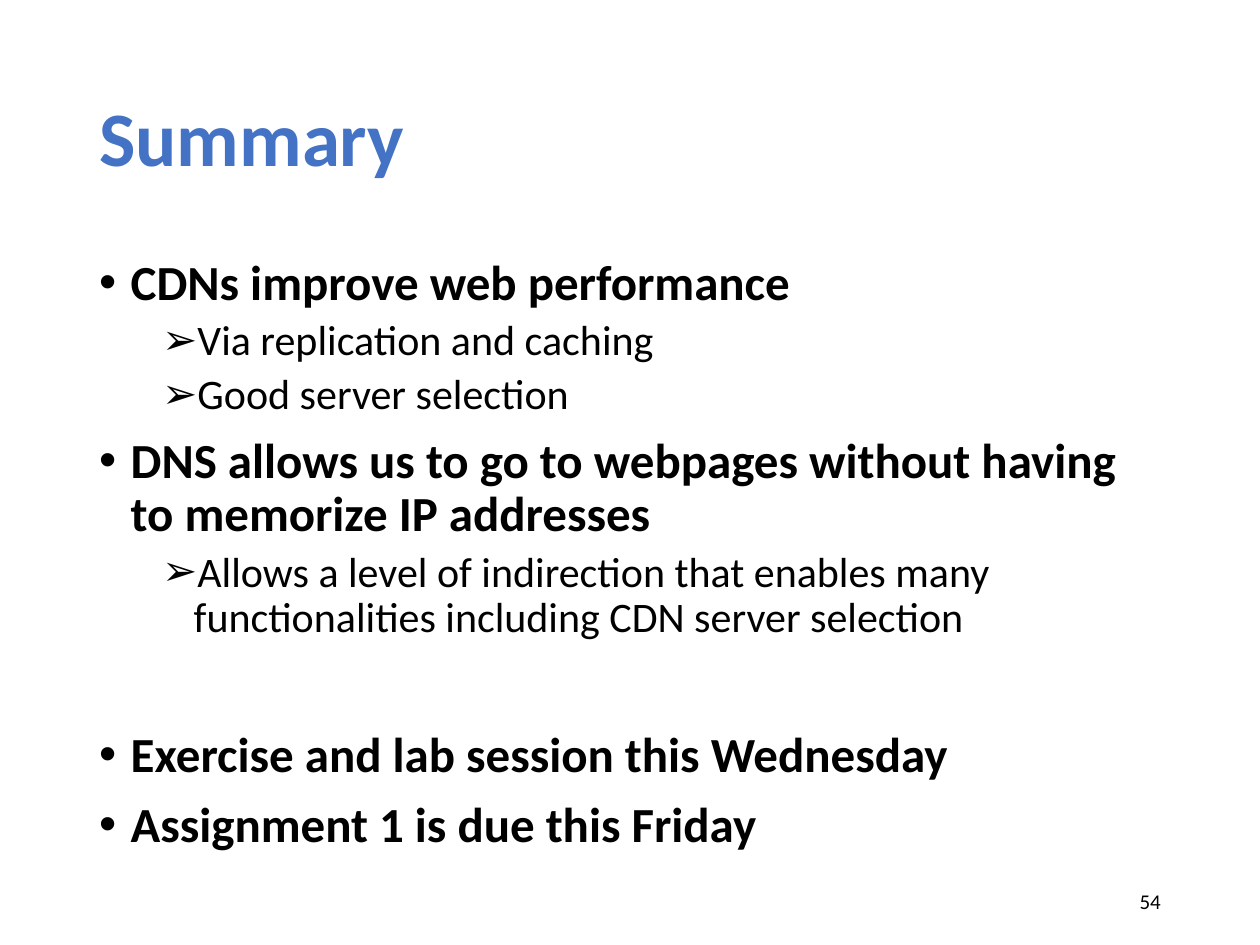
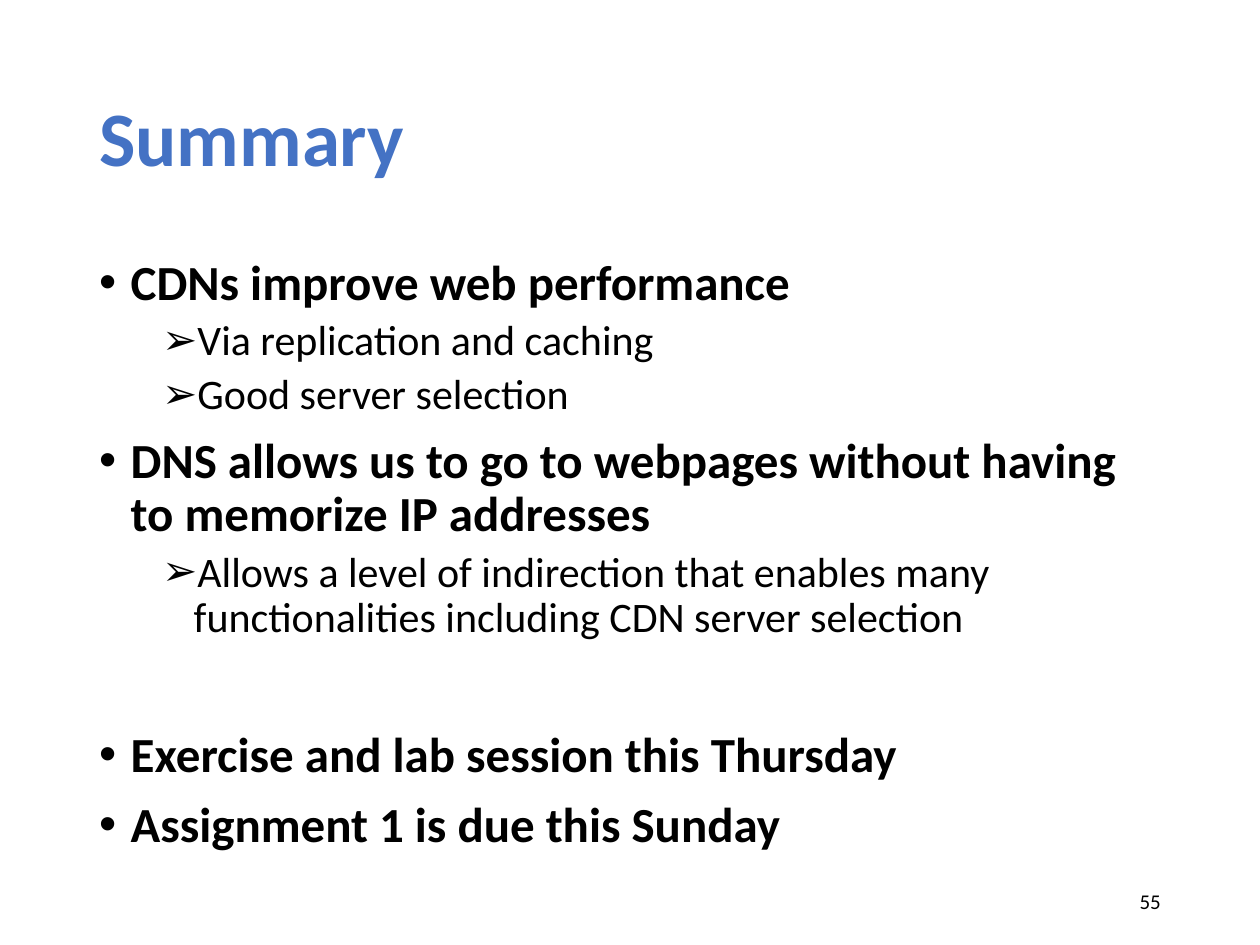
Before and after one commit to xinjin/course-net, a slide deck: slide 55 of slides/lec05_cdn.pptx (slide 54 before the commit). Drawn at 1260x945 pixels with LibreOffice and Linux fonts; fonts in the diff are those of the drawing. Boxes give left, top, right and bottom in pixels: in the first picture for what was removed or moved away, otherwise in the second. Text is boxed around its words. In the diff, an @@ line names an element or a change of style, - is before the commit and + after.

```diff
--- a/slides/lec05_cdn.pptx
+++ b/slides/lec05_cdn.pptx
@@ text at <box>131,737,897,851</box>: text changed @@
-• Exercise and lab session this Wednesday
-• Assignment 1 is due this Friday
+• Exercise and lab session this Thursday
+• Assignment 1 is due this Sunday
@@ page number at <box>1140,895,1161,909</box>: text changed @@
-54
+55
```
Also in this commit, not shown: 10 other slides changed, 1 slide added, 1 other file.
